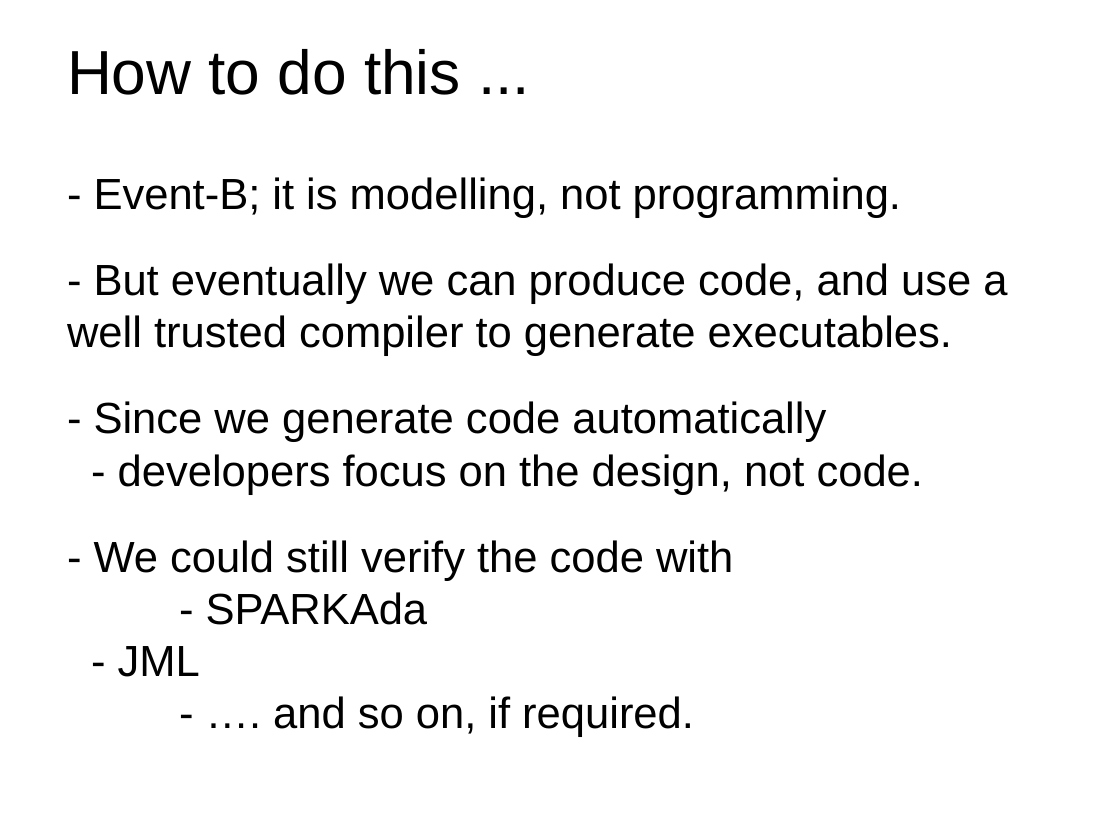
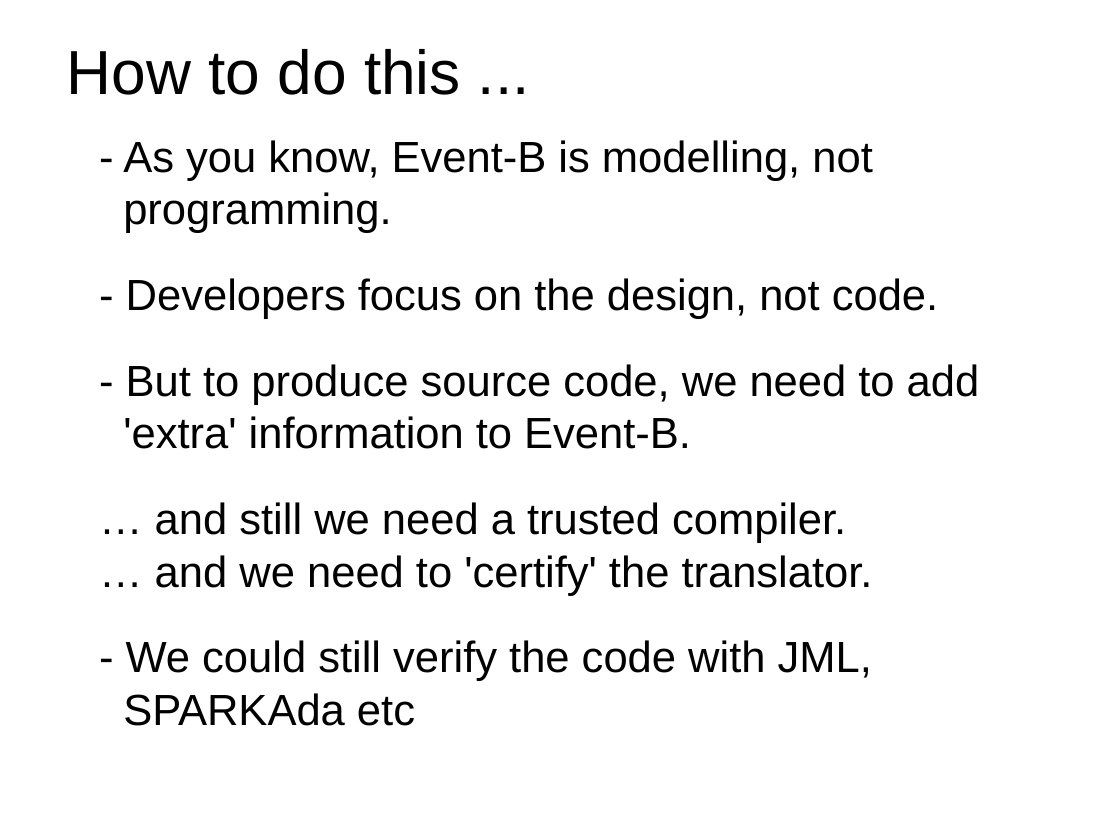
Before and after one commit to weetmuts/rodin-b-sharp-iUML_B_Utils, a slide deck: slide 4 of work/store/comp3011/AndysCourseMaterials/Mar2014/ProgrammingForSCSSession2.pptx (slide 3 before the commit). Drawn at 1120x840 pixels with LibreOffice and Linux fonts; fonts in the diff are those of the drawing; background and template pictures are left out. Boxes give left, top, right and bottom in pixels: in the first picture for what was removed or moved away, otherwise in the second. Text is boxed around its words. In the diff, an @@ line names an element or a change of style, - is before the commit and + after.

```diff
--- a/work/store/comp3011/AndysCourseMaterials/Mar2014/ProgrammingForSCSSession2.pptx
+++ b/work/store/comp3011/AndysCourseMaterials/Mar2014/ProgrammingForSCSSession2.pptx
@@ text at [123,140,980,681]: text changed @@
-- Event-B; it is modelling, not programming.
-- But eventually we can produce code, and use a well trusted compiler to generate executables.
-- Since we generate code automatically
-- developers focus on the design, not code.
-- We could still verify the code with
-- SPARKAda
-- JML
-- …. and so on, if required.
+- As you know, Event-B is modelling, not programming.
+- Developers focus on the design, not code.
+- But to produce source code, we need to add 'extra' information to Event-B.
+… and still we need a trusted compiler.
+… and we need to 'certify' the translator.
+- We could still verify the code with JML, SPARKAda etc
```
Also in this commit, not shown: 21 other slides changed, 3 slides added, 3 slides removed, 5 other files.
